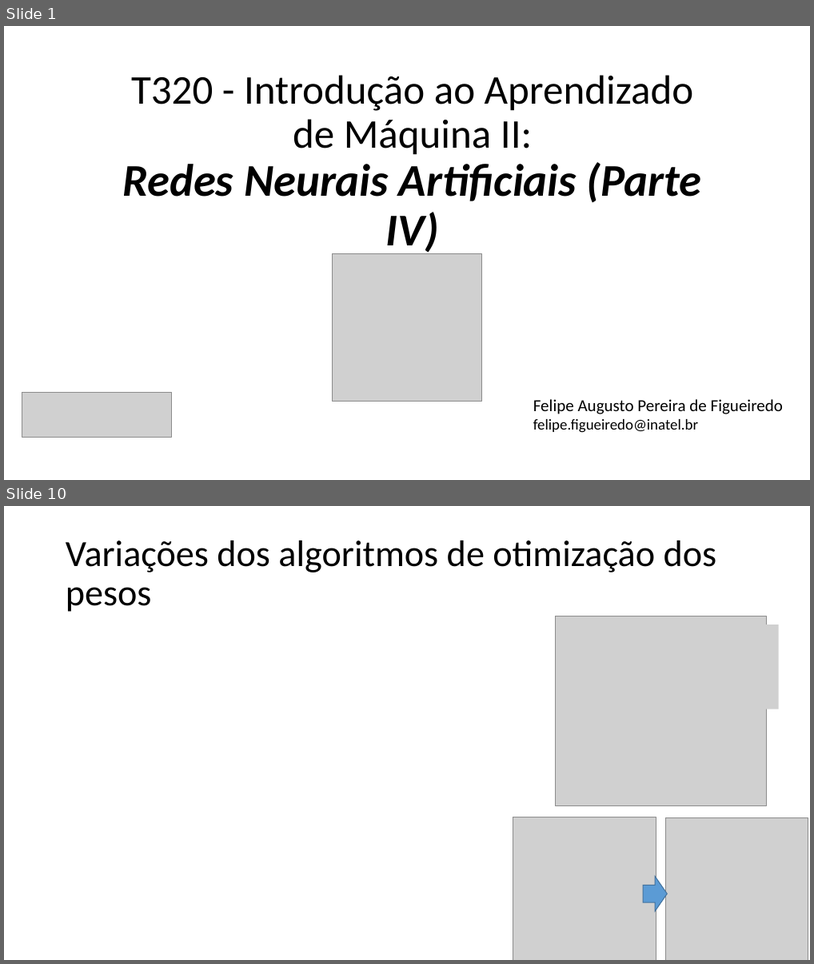
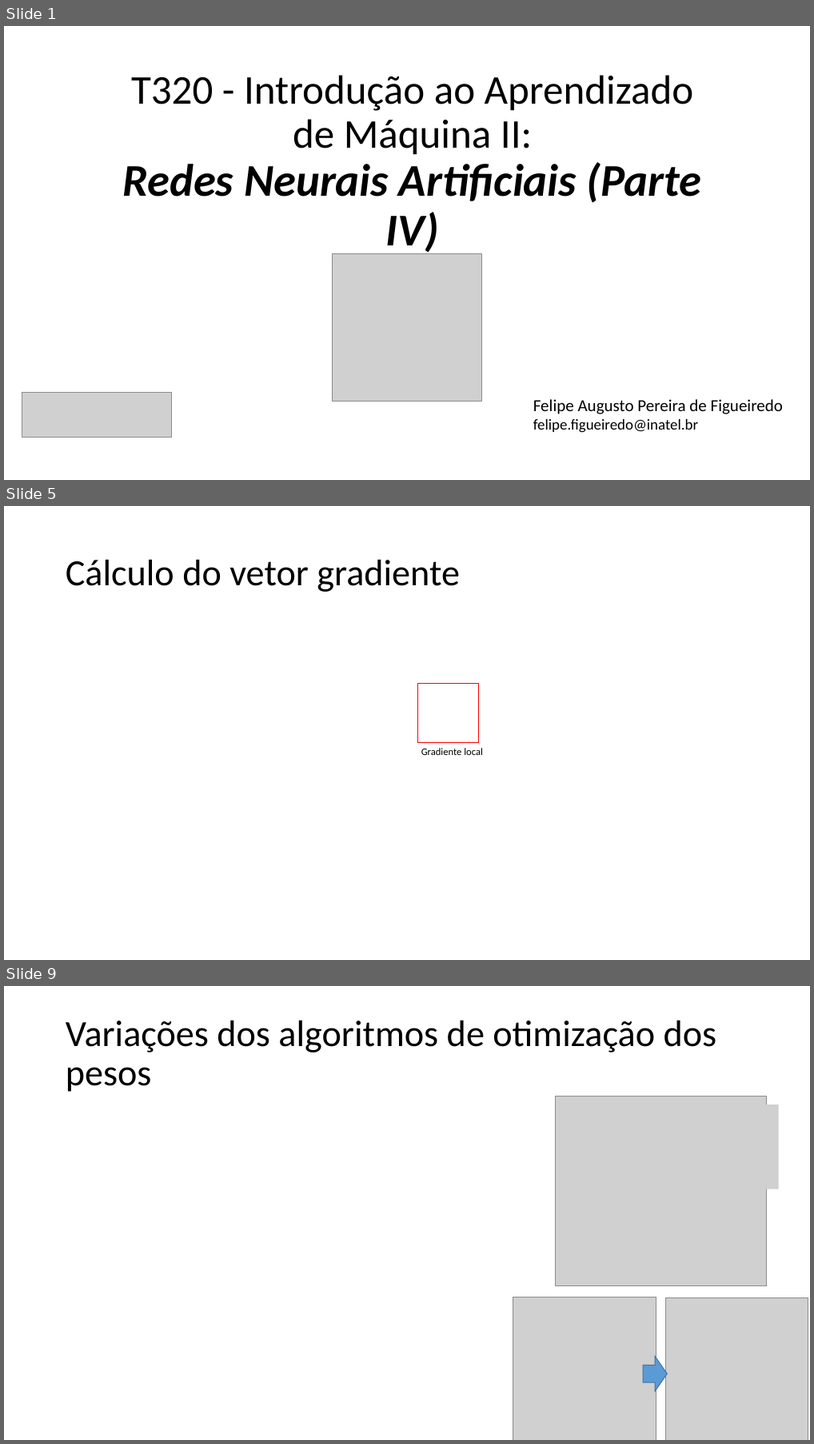
Before and after one commit to zz4fap/t320_aprendizado_de_maquina, a slide deck: slides/T320_Redes_Neurais_Artificiais (Parte IV).pptx. Shown one above the other, each under a label of ours: slides 1 and 10 before the commit, slides 1, 5 and 9 after it; the slides between them are not shown. The pictures are 814x964 and 814x1444 pixels, drawn with LibreOffice and Linux fonts; fonts in the diff are those of the drawing; grey boxes stand for pictures. Boxes give left, top, right and bottom in pixels: in the first picture for what was removed or moved away, otherwise in the second. Text is boxed around its words. In the diff, an @@ line names an element or a change of style, - is before the commit and + after.

```diff
--- a/slides/T320_Redes_Neurais_Artificiais (Parte IV).pptx
+++ b/slides/T320_Redes_Neurais_Artificiais (Parte IV).pptx
@@ slide 5 added at (4, 506, 810, 960), background #FFFFFF @@
@@ title added at (66, 560, 460, 592), 44 pt, text #000000 @@
+Cálculo do vetor gradiente
@@ rectangle added at (418, 684, 479, 743), outline #FF0000 1 pt @@
@@ text added at (422, 748, 483, 755), 12 pt, text #000000 @@
+Gradiente local
@@ what was slide 10 is now slide 9 @@
```
Also in this commit, not shown: 2 slides changed, 4 other slides added, 6 slides removed, 1 other file.
